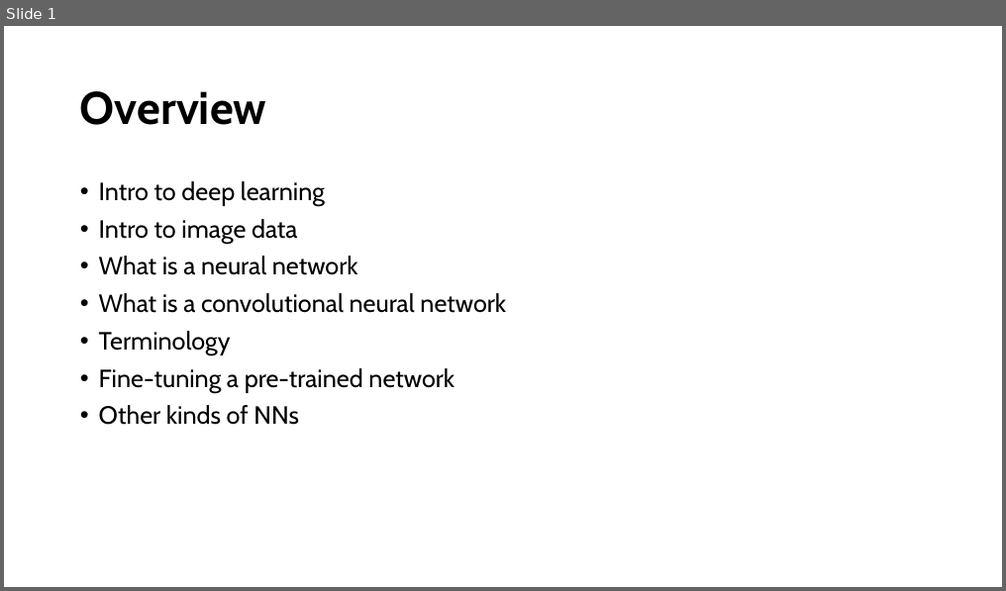
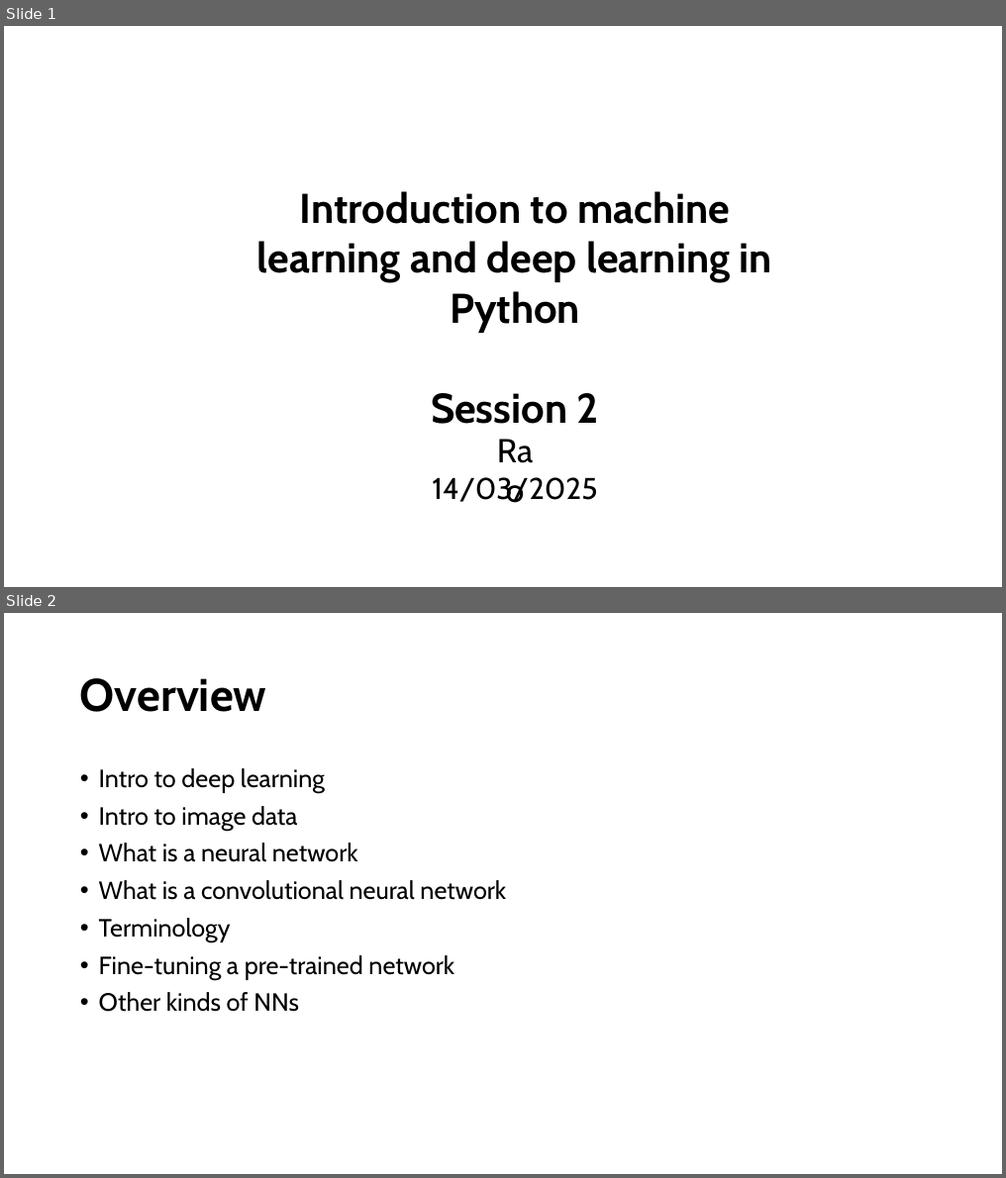
Before and after one commit to sraorao/ML_DL_intro_python_HT2025_3, a slide deck: Session_2_ML_DL_intro_python_MT2024.pptx. Shown one above the other, each under a label of ours: slide 1 before the commit, slides 1 and 2 after it. The pictures are 1006x591 and 1006x1178 pixels, drawn with LibreOffice and Linux fonts; fonts in the diff are those of the drawing. Boxes give left, top, right and bottom in pixels: in the first picture for what was removed or moved away, otherwise in the second. Text is boxed around its words. In the diff, an @@ line names an element or a change of style, - is before the commit and + after.

```diff
--- a/Session_2_ML_DL_intro_python_MT2024.pptx
+++ b/Session_2_ML_DL_intro_python_MT2024.pptx
@@ slide 1 added at <box>4,26,1002,587</box>, background #FFFFFF @@
@@ text added at <box>257,191,772,424</box>, 40 pt, text #000000, bold @@
+Introduction to machine learning and deep learning in Python
+Session 2
@@ text added at <box>481,427,549,474</box>, 32 pt, text #000000 @@
+Rao
@@ title added at <box>432,477,597,503</box>, 28.8 pt, text #000000 @@
+14/03/2025
@@ what was slide 1 is now slide 2 @@
```
Also in this commit, not shown: 1 other file.
